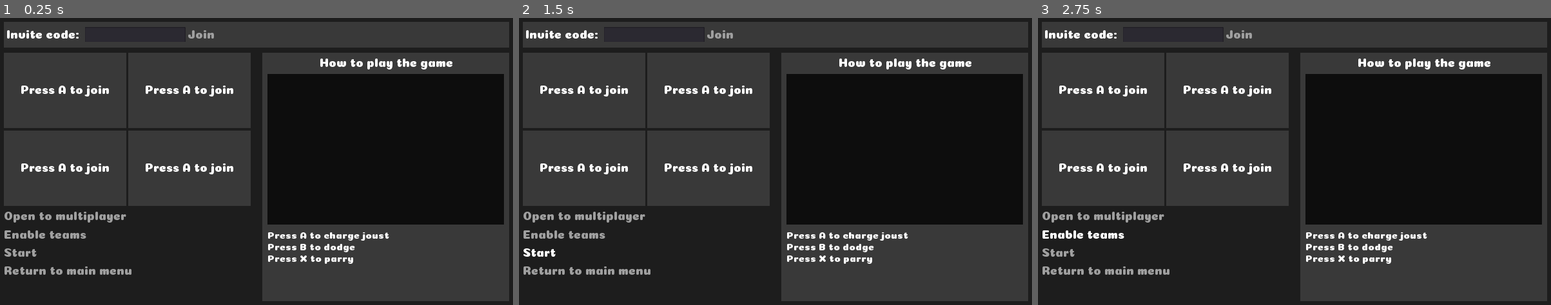
Above: before the commit, frames 1-3 (left to right).
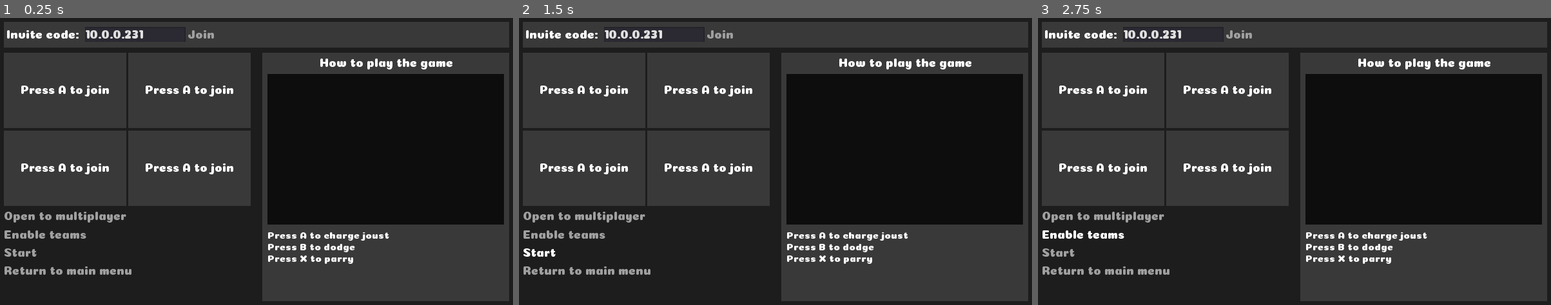
Above: after the commit, the same moments.

Repository: Lunatic-Games/turtle-jousting
Game: Godot game, scene res://ui/lobby/lobby.tscn
Two runs of this game, one before a commit and one after it. Both use one fixed random seed, a clock stepped at 60 frames per second and the inputs below.
Inputs:
- Up to frame 1 (0.25 s): no input
- Up to frame 2 (1.5 s): click "Start" at 0.5 s; click "Start" at 1.25 s
- Up to frame 3 (2.75 s): click "Enable teams" at 2 s

The runs differ from the first frame. In frame 1, 0.2% of the frame differs, in the area x 16-28%, y 4-8%; in frame 2, 0.2%; in frame 3, 0.2%.

Commit message:
Fixing bugs

Diff:
--- a/ui/lobby/lobby.gd
+++ b/ui/lobby/lobby.gd
@@ -138,11 +138,11 @@
 remotesync func update_players(new_player_list):
 	var sender_id = get_tree().get_rpc_sender_id()
 	if connections.has(sender_id):
-		for player in connections[sender_id]:
-			get_player_slot(player.number).update_data(null)
+		for player in connections[sender_id].keys():
+			get_player_slot(player).update_data(null)
 	connections[sender_id] = new_player_list
-	for player in connections[sender_id]:
-		get_player_slot(player.number).update_data(player)
+	for player in connections[sender_id].keys():
+		get_player_slot(player).update_data(player)
 
 func add_existing_connections(conns):
 	connections = conns
@@ -173,8 +173,8 @@
 
 # Determine if player number is available
 func is_slot_taken(i, conns):
-	for conn in conns:
-		if conn.values().has(i):
+	for conn in conns.keys():
+		if conns[conn].values().has(i):
 			return true
 	return false
 
--- a/ui/lobby/lobby.tscn
+++ b/ui/lobby/lobby.tscn
@@ -119,6 +119,7 @@
 margin_bottom = 41.0
 rect_min_size = Vector2( 200, 30 )
 custom_fonts/font = SubResource( 2 )
+text = "10.0.0.231"
 context_menu_enabled = false
 
 [node name="JoinContainer" type="CenterContainer" parent="CodeSection/HBoxContainer" groups=[
